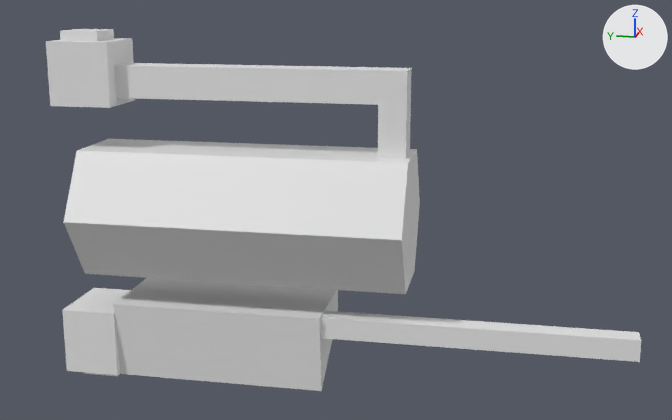
Before and after pictures for a commit that changed the glTF model app/public/models/OilRefinery.glb.
Camera for both pictures: a 50 mm lens placed at (-4540.0, -2390.0, 1169.0), pointed at (7.0, -1481.0, 33.0). Lighting does not change. The marker at upper right points along +X, +Y and +Z. Vertices at the same position are counted once.

The first picture shows 'OilRefinery'.
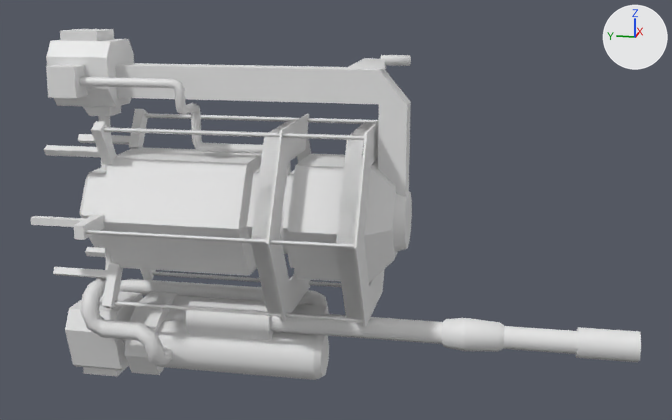
Changed parts and their boxes [x1, y1, x2, y2] in the pictures (672 x 420 px):
'OilRefinery', reshaped: before [46, 29, 642, 391]; after [31, 29, 641, 380]
part 1 of me_cube_019, added: after [74, 214, 105, 240]
part 2 of me_cube_019, rebuilt (39% taller): before [114, 63, 412, 159]; after [115, 63, 411, 197]
part 3 of me_cube_019, rebuilt (7% narrower, 13% shorter): before [64, 139, 420, 294]; after [80, 147, 412, 282]
part 4 of me_cube_019, rebuilt (42% wider, 19% taller): before [321, 311, 642, 362]; after [186, 301, 641, 362]
part 5 of me_cube_019, rebuilt (23% narrower, 25% shorter): before [113, 278, 338, 391]; after [157, 296, 329, 380]
part 6 of me_cube_019, built on: before [46, 38, 135, 375]; after [31, 39, 411, 375]

Patch to the scene script:
```diff
--- a/app/public/models/OilRefinery.glb.py
+++ b/app/public/models/OilRefinery.glb.py
@@ me_cube_019 @@
 # used by ob_oilrefinery; location = (0.0, 0.0, 0.0)
-me_cube_019.from_pydata(...)  # 78 vertices, 126 faces; spans x -380.0..380.0, y -3000.0..-26.0, z -942.0..925.0
+me_cube_019.from_pydata(...)  # 838 vertices, 1436 faces; spans x -559.0..559.0, y -2999.0..0.0, z -942.0..925.0
+# me_cube_019 part 1: a new loose piece, a box spanning x -548.0..-323.0, y -362.0..-311.0, z -35.0..35.0
+# me_cube_019 part 2: the loose piece of 16 vertices spanning x -82.0..82.0, y -1846.0..-353.0, z 329.0..754.0 is rebuilt with 14 vertices and now spans x -69.0..69.0, y -1846.0..-353.0, z 130.0..754.0
+# me_cube_019 part 3: the loose piece of 14 vertices spanning x -380.0..380.0, y -1870.0..-170.0, z -329.0..329.0 is rebuilt with 121 vertices and now spans x -336.0..336.0, y -1854.0..-162.0, z -291.0..291.0
+# me_cube_019 part 4: the loose piece of 8 vertices spanning x -162.0..-52.0, y -3000.0..-1435.0, z -604.0..-494.0 is rebuilt with 66 vertices and now spans x -185.0..14.0, y -2999.0..-717.0, z -679.0..-460.0
+# me_cube_019 part 5: the loose piece of 8 vertices spanning x -191.0..294.0, y -1435.0..-321.0, z -903.0..-487.0 is rebuilt with 36 vertices and now spans x -196.0..210.0, y -1437.0..-543.0, z -869.0..-533.0
+# me_cube_019 part 6: 16 vertices removed from x -191.0..191.0, y -353.0..-26.0, z -892.0..875.0; 569 vertices added at x -559.0..559.0, y -1852.0..0.0, z -895.0..875.0
```
